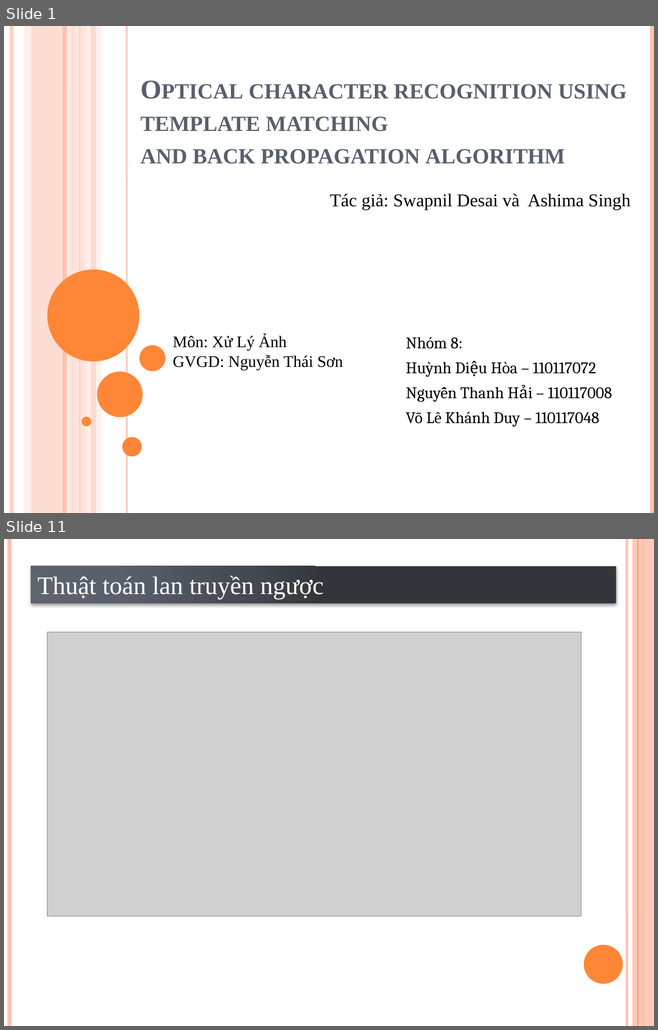
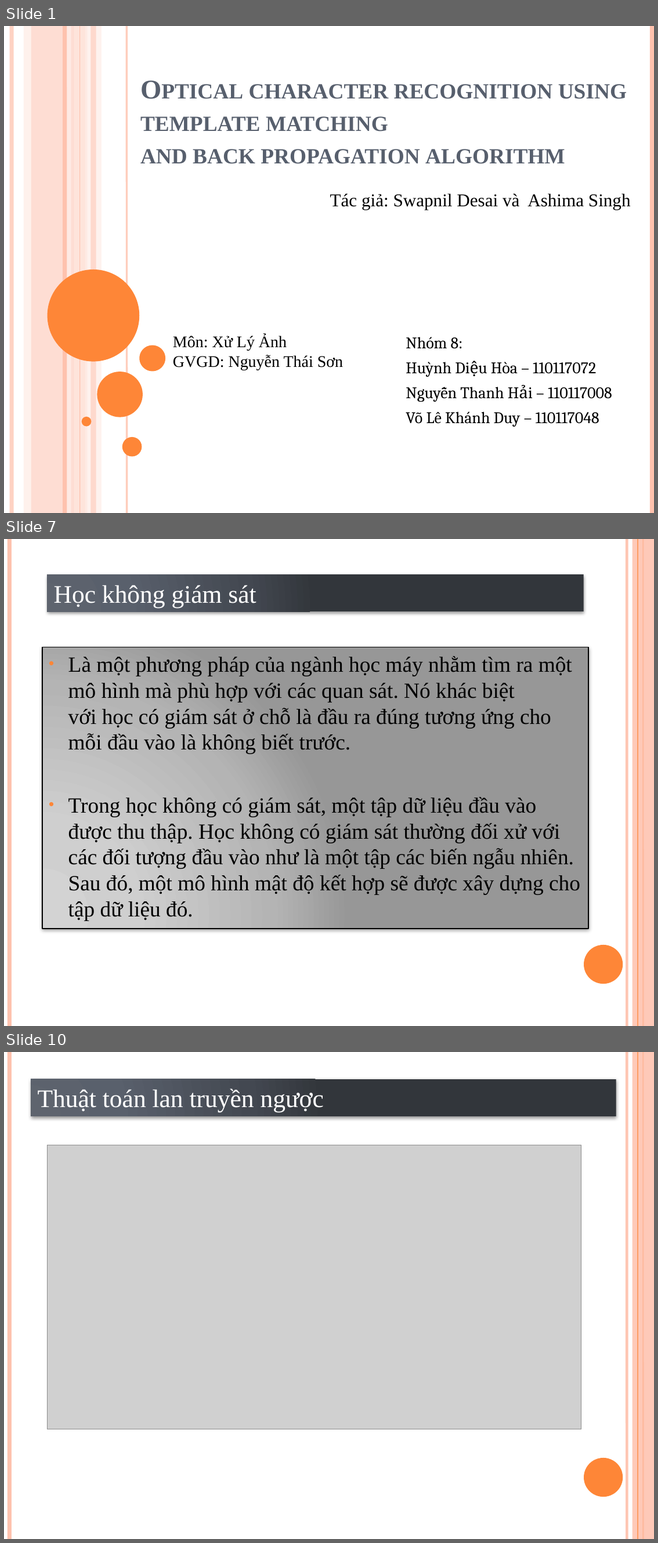
Before and after one commit to VoLeKhanhDuy/Xu_Ly_Anh, a slide deck: Optical character recognition using template matching.pptx. Shown one above the other, each under a label of ours: slides 1 and 11 before the commit, slides 1, 7 and 10 after it; the slides between them are not shown. The pictures are 658x1030 and 658x1543 pixels, drawn with LibreOffice and Linux fonts; fonts in the diff are those of the drawing; grey boxes stand for pictures. Boxes give left, top, right and bottom in pixels: in the first picture for what was removed or moved away, otherwise in the second. Text is boxed around its words. In the diff, an @@ line names an element or a change of style, - is before the commit and + after.

```diff
--- a/Optical character recognition using template matching.pptx
+++ b/Optical character recognition using template matching.pptx
@@ slide 7 added at <box>4,539,654,1026</box>, background #FFFFFF; not listed: 6 template elements that a slide beside it also shows @@
@@ rectangle added at <box>48,575,583,611</box>, fill gradient #5E656F to #5B616B to #444951 to #32363C, 28 pt, text #FFFFFF @@
+Học không giám sát
@@ text added at <box>42,647,588,929</box>, fill gradient #D3D3D3 to #CFCFCF to #B4B4B4 to #979797, outline #000000 1 pt, 24 pt, text #000000 @@
+• Là một phương pháp của ngành học máy nhằm tìm ra một mô hình mà phù hợp với các quan sát. Nó khác biệt với học có giám sát ở chỗ là đầu ra đúng tương ứng cho mỗi đầu vào là không biết trước.
+• Trong học không có giám sát, một tập dữ liệu đầu vào được thu thập. Học không có giám sát thường đối xử với các đối tượng đầu vào như là một tập các biến ngẫu nhiên. Sau đó, một mô hình mật độ kết hợp sẽ được xây dựng cho tập dữ liệu đó.
@@ what was slide 11 is now slide 10 @@
```
Also in this commit, not shown: 2 slides changed, 6 other slides added, 11 slides removed, 9 other files.
